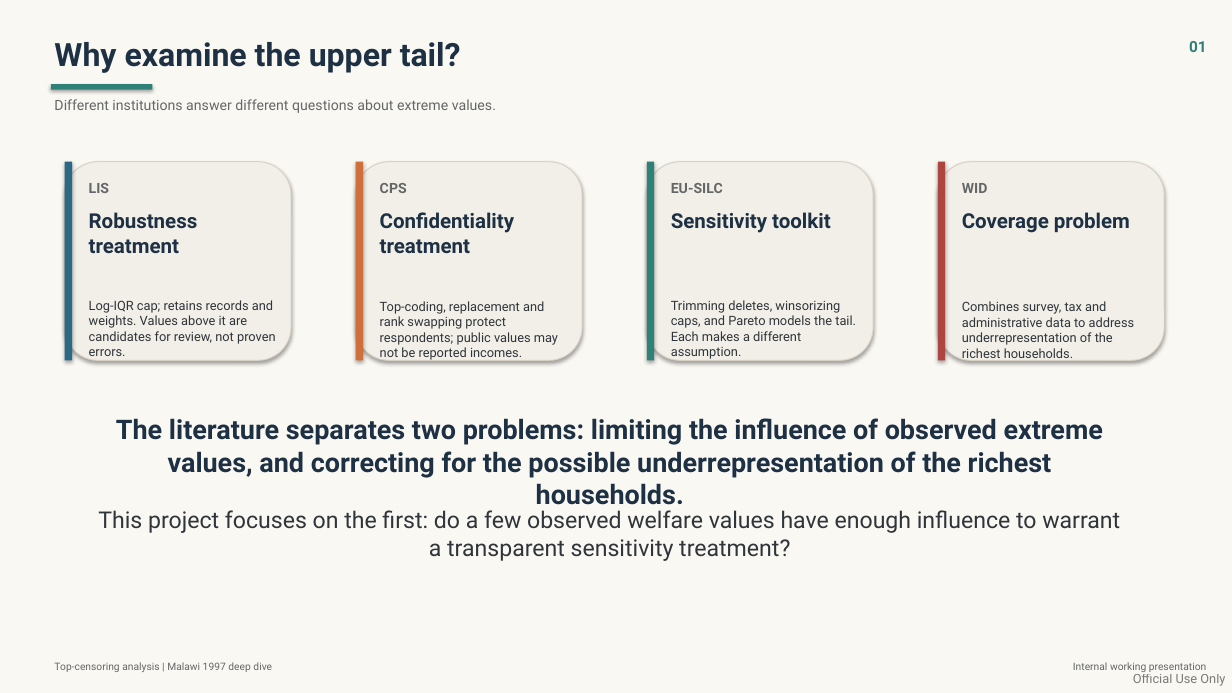
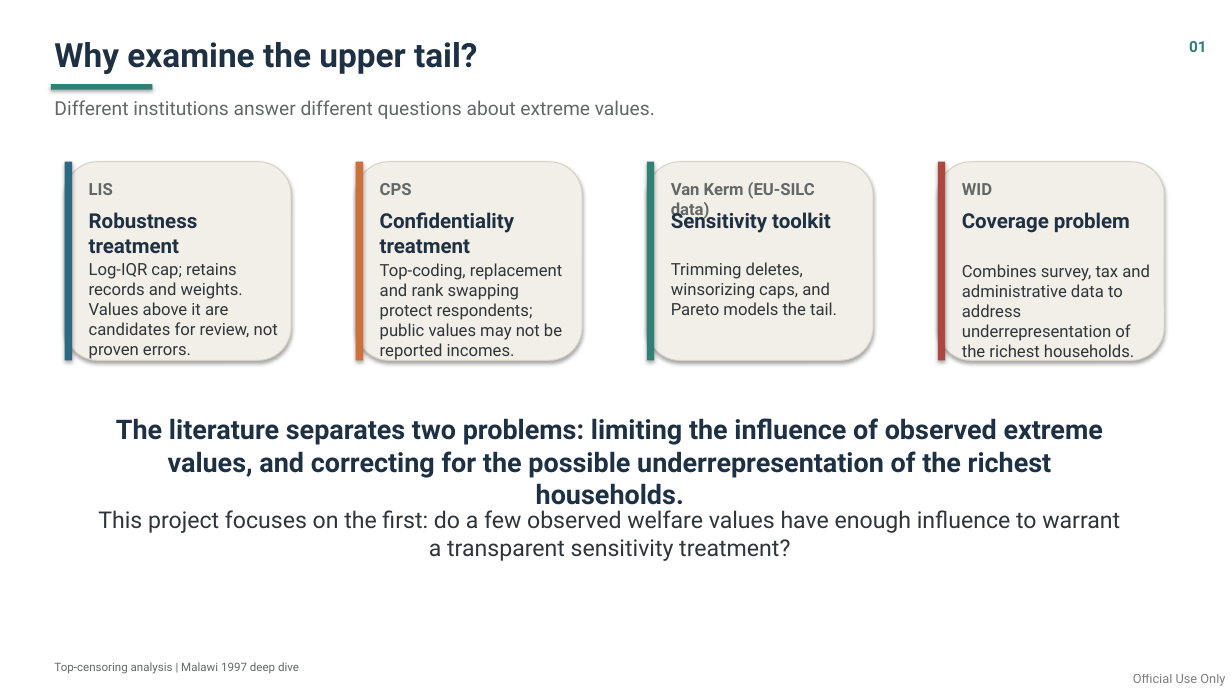
Before and after one commit to daniavayu/bindata_check, a slide deck: slide 2 of top_censoring/top_censoring_slides.pptx. Drawn at 1232x693 pixels with LibreOffice and Linux fonts; fonts in the diff are those of the drawing. Boxes give left, top, right and bottom in pixels: in the first picture for what was removed or moved away, otherwise in the second. Text is boxed around its words. In the diff, an @@ line names an element or a change of style, - is before the commit and + after.

Commit message:
Clean generated analysis outputs

```diff
--- a/top_censoring/top_censoring_slides.pptx
+++ b/top_censoring/top_censoring_slides.pptx
@@ background #FAF8F3 to #FFFFFF @@
@@ text "Why examine the upper tail?" at (54, 42, 477, 74): size 25 to 26 pt @@
@@ text "Different institutions answer different questions ..." at (54, 100, 655, 119): size 11 to 15 pt @@
@@ size 11 to 13 pt in 3 elements at (89, 183, 113, 195), (380, 183, 412, 195), (962, 183, 992, 195) @@
@@ text at (671, 182, 815, 220): text changed; size 11 to 13 pt @@
-EU-SILC
+Van Kerm (EU-SILC data)
@@ text at (671, 262, 837, 315): text changed; size 10 to 13 pt @@
-Trimming deletes, winsorizing caps, and Pareto models the tail. Each makes a different assumption.
+Trimming deletes, winsorizing caps, and Pareto models the tail.
@@ 3 texts: place and size @@
-3 texts at (89, 300, 1135, 362)
+3 texts at (89, 263, 1150, 362)
@@ size 10 to 13 pt in 3 elements at (89, 263, 278, 359), (380, 263, 562, 361), (962, 264, 1150, 362) @@
@@ text "Top-censoring analysis | Malawi 1997 ..." at (54, 662, 299, 674): size 8 to 9 pt @@
@@ text removed at (1073, 662, 1206, 672) @@
-Internal working presentation
```
Also in this commit, not shown: 8 other slides changed, 4 slides added, 2 slides removed, 27 other files.
